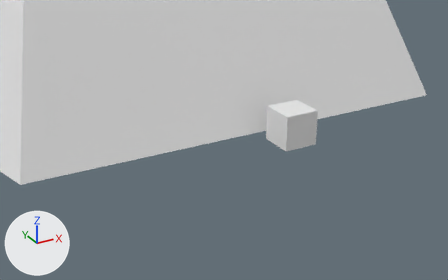
The Blender file symetry.blend as it was, and as the next commit left it.
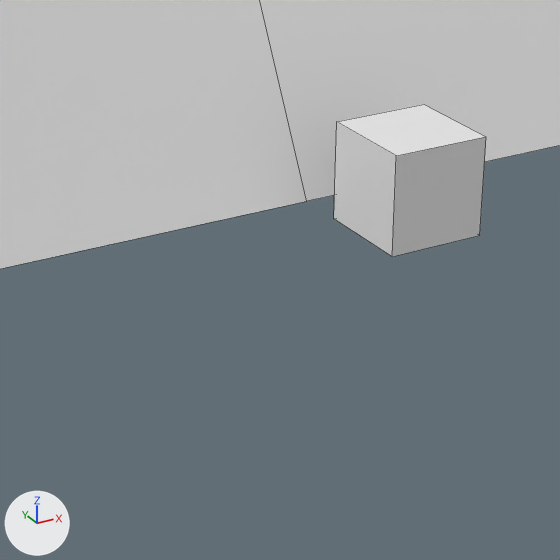
There are two pictures of each version: one from a 50 mm lens placed at (-17.75, -26.28, 14.14), pointed at (-3.04, 0.46, 0.77), one close up on the part from 34% to 77% of the width and 23% to 91% of the height. Every picture has the same lights, and +X, +Y and +Z are marked at lower left. The close-ups show mesh edges as thin lines.

Objects in the first close-up: 'Cube', 'extern'.
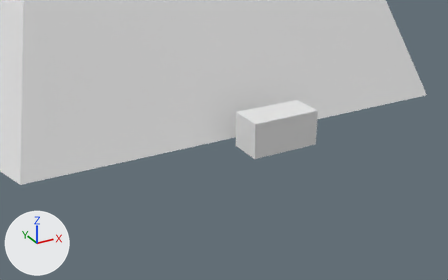
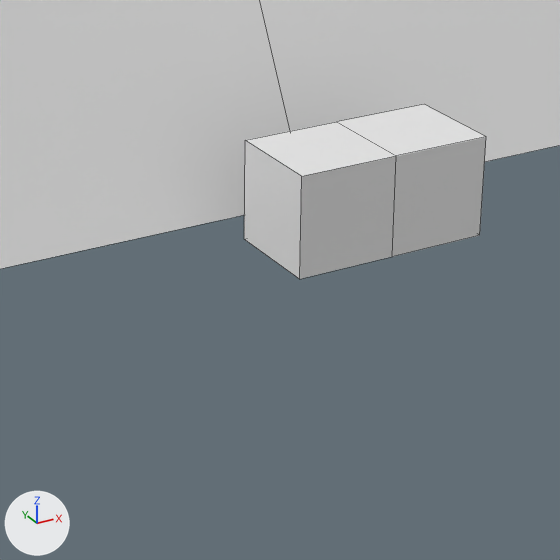
What changed in the scene script:
```text
Change me_cube_004:
    where me_cube_004.from_pydata(...)  # 8 vertices, 6 faces; spans x -1.0..1.0, y -1.0..1.0, z -1.0..1.0
    used by ob_cube; location = (1.0, 0.0, 1.0)
    verts and faces of me_cube_004; kept vertices keep their numbers, new ones are numbered from 8
    me_cube_004 part 1
    add verts[8] = (-2.0, -24.0, 8.0)  # pixel (299, 279)
    add verts[9] = (-2.0, -22.0, 8.0)  # pixel (244, 239)
    add verts[10] = (-2.0, -24.0, 10.0)  # pixel (301, 176)
    add verts[11] = (-2.0, -22.0, 10.0)  # pixel (245, 140)
    add for new, old in zip([*range(12, 16)], [*range(8, 12)]): verts[new] = verts[old] + (2.0, 0.0, 0.0)
    add faces += [(9, 11, 15, 13), (8, 10, 11, 9), (8, 12, 14, 10), (8, 9, 13, 12), (10, 14, 15, 11)]
Change ob_cube:
    ob_cube.location: (1.0, 0.0, 1.0) -> (0.0, 23.0, -8.0)
    add _m = ob_cube.modifiers.new('Mirror', 'MIRROR')
```

Location of each change, [x1, y1, x2, y2] in pixels of the close-ups (560 x 560 px):
'Cube', reshaped, moved, modifiers changed (59% wider, 14% taller)
    before: [334, 105, 486, 257]
    after: [244, 105, 486, 279]
part 1 of me_cube_004, added
    after: [244, 105, 486, 279]
